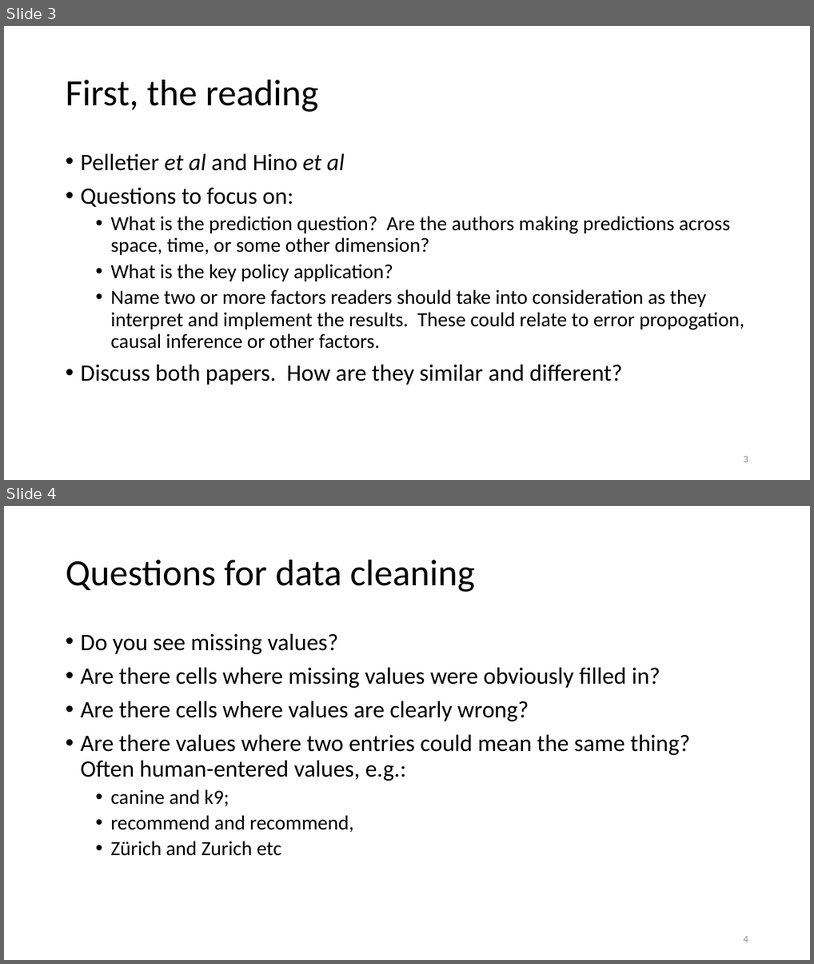
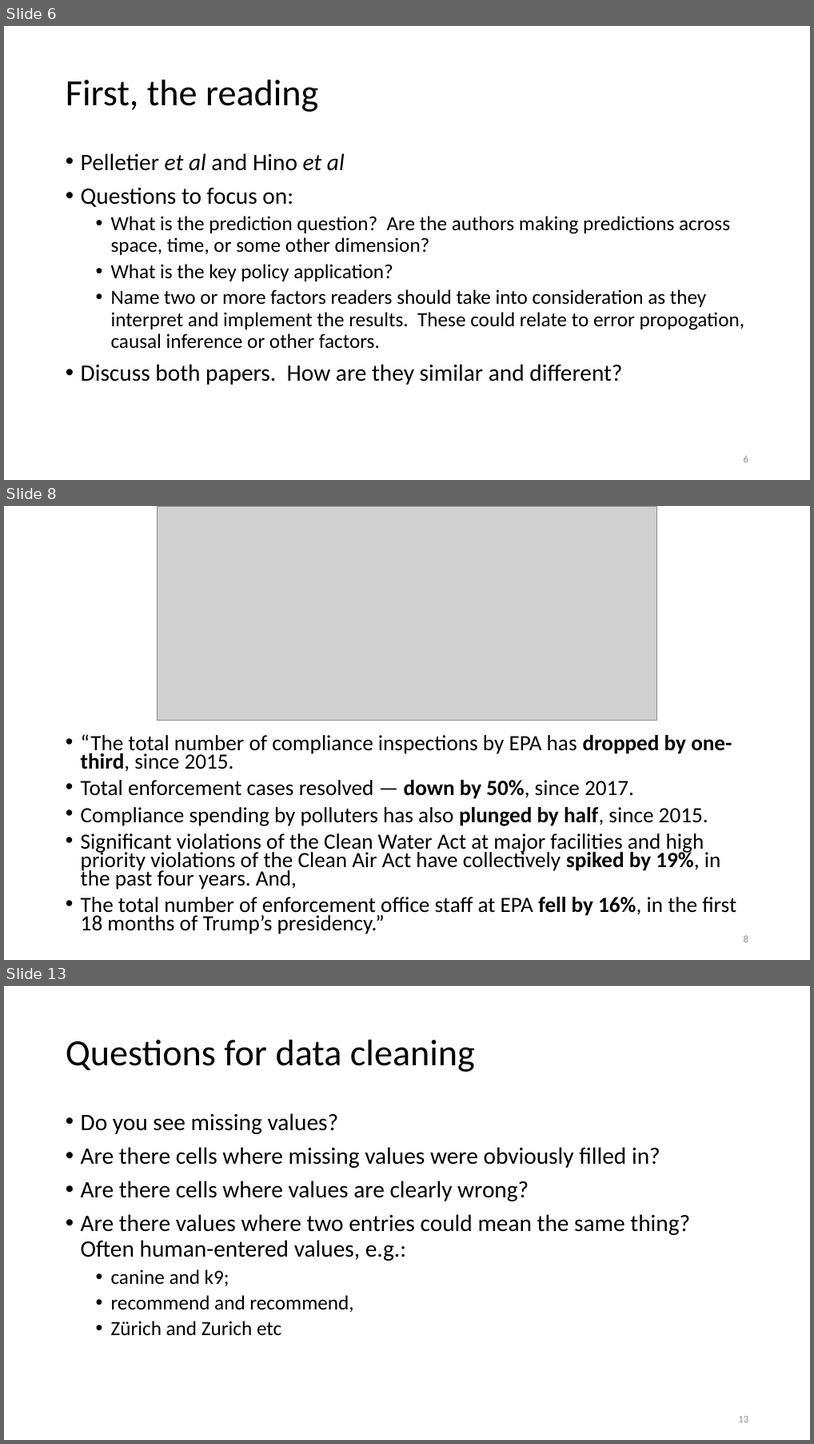
Before and after one commit to nickolasclarke/ER131, a slide deck: lecture/Lecture 06 Sept 17/6 Data Cleaning, EDA.pptx. Shown one above the other, each under a label of ours: slides 3 and 4 before the commit, slides 6, 8 and 13 after it; the slides between them are not shown. The pictures are 814x964 and 814x1444 pixels, drawn with LibreOffice and Linux fonts; fonts in the diff are those of the drawing; grey boxes stand for pictures. Boxes give left, top, right and bottom in pixels: in the first picture for what was removed or moved away, otherwise in the second. Text is boxed around its words. In the diff, an @@ line names an element or a change of style, - is before the commit and + after.

```diff
--- a/lecture/Lecture 06 Sept 17/6 Data Cleaning, EDA.pptx
+++ b/lecture/Lecture 06 Sept 17/6 Data Cleaning, EDA.pptx
@@ slide 8 added at (x1=4, y1=506, x2=810, y2=960), background #FFFFFF @@
@@ picture added at (x1=157, y1=506, x2=658, y2=720) @@
@@ text added at (x1=81, y1=734, x2=737, y2=934), 25.9 pt, text #000000 @@
+• “The total number of compliance inspections by EPA has dropped by one-third, since 2015.
+• Total enforcement cases resolved — down by 50%, since 2017.
+• Compliance spending by polluters has also plunged by half, since 2015.
+• Significant violations of the Clean Water Act at major facilities and high priority violations of the Clean Air Act have collectively spiked by 19%, in the past four years. And,
+• The total number of enforcement office staff at EPA fell by 16%, in the first 18 months of Trump’s presidency.”
@@ page number added at (x1=744, y1=935, x2=749, y2=942), 12 pt, text #8C8C8C @@
+8
@@ what was slide 3 is now slide 6 @@
@@ page number at (x1=744, y1=455, x2=749, y2=462): text changed @@
-3
+6
@@ what was slide 4 is now slide 13 @@
@@ page number at (x1=738, y1=1416, x2=749, y2=1422): text changed @@
-4
+13
```
Also in this commit, not shown: 1 slide changed, 9 other slides added, 3 other files.
